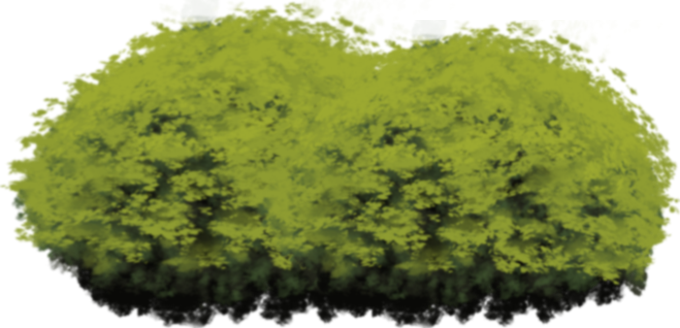
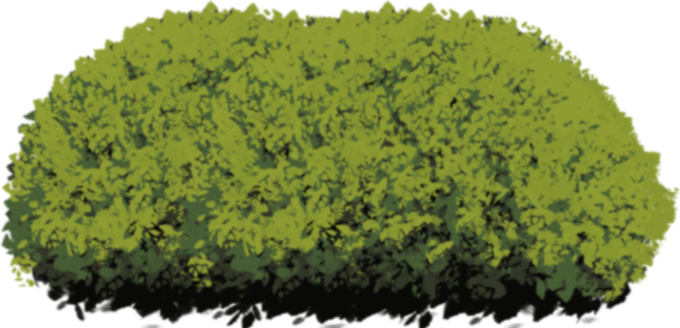
Layer changes from the first w=680, h=328 image to the second:
removed layer "moita_chao2.png" (1st of 2) over [192,0,680,328]
removed layer "moita_chao2.png" (2nd of 2) over [0,0,512,328]
added layer "Moita 2.png" (1st of 2) above "Moita 2.png" over [128,0,680,328]
added layer "Moita 2.png" (2nd of 2) above "moita_chao2.png Mescladas" over [0,0,512,328]
